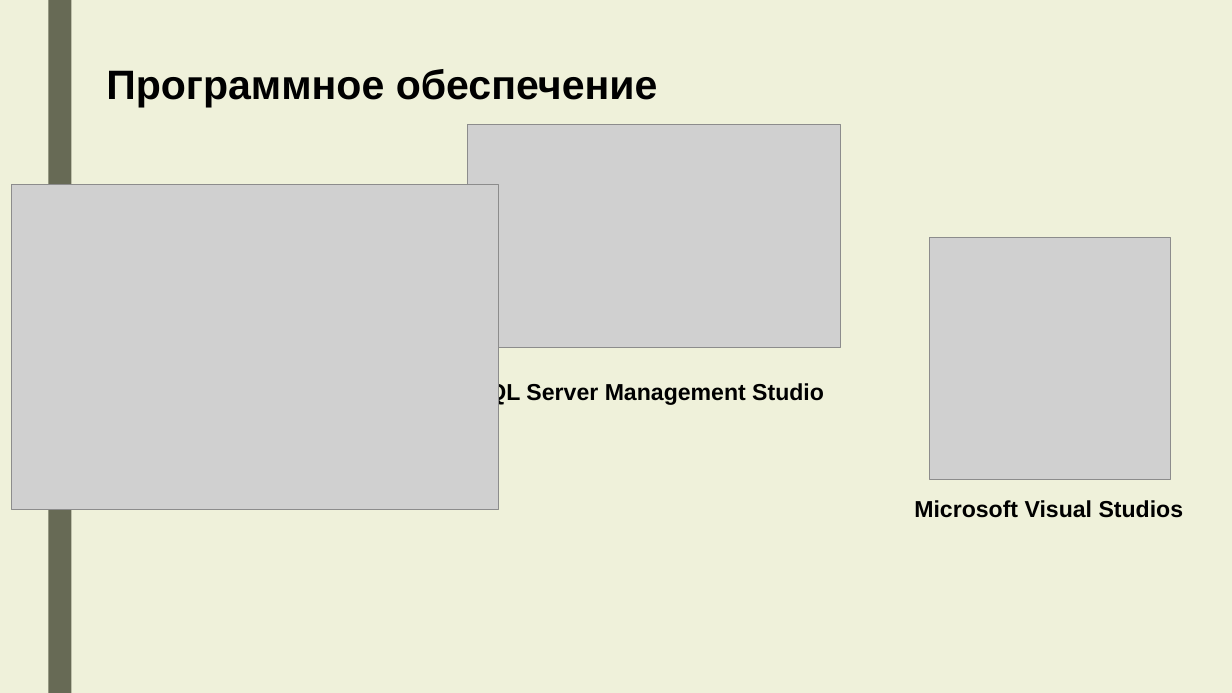
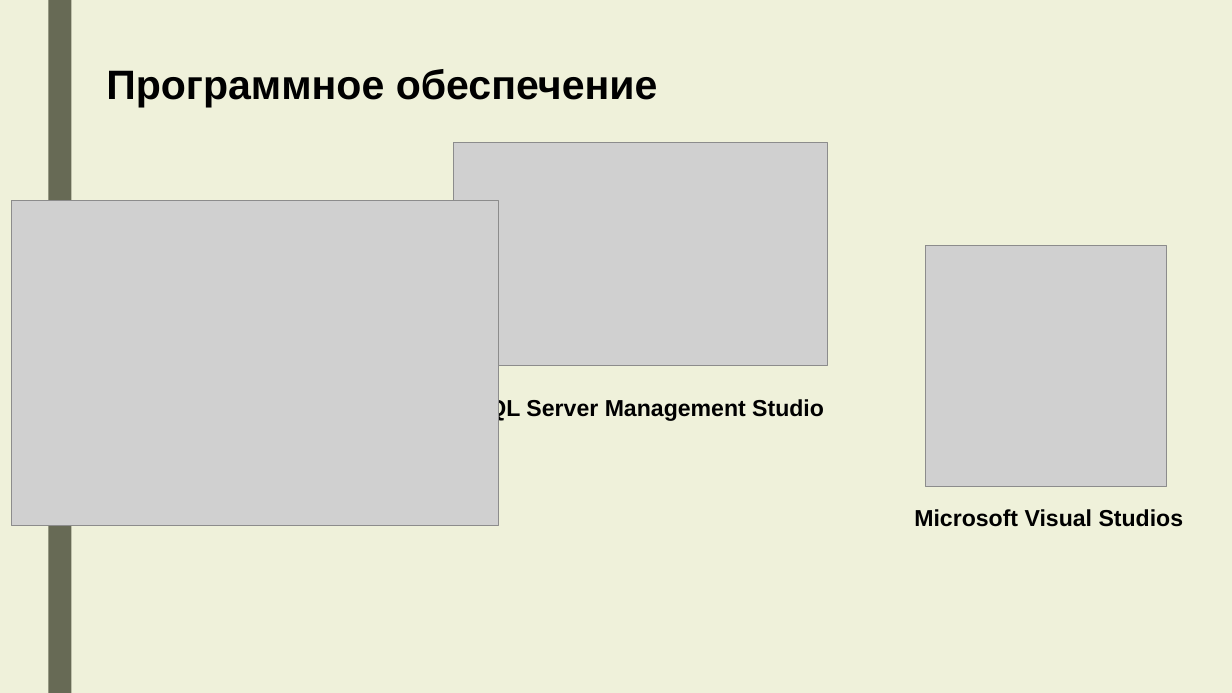
Before and after one commit to APET138/ISPP-5, a slide deck: slide 3 of Презентация по учебной практике.pptx. Drawn at 1232x693 pixels with LibreOffice and Linux fonts; fonts in the diff are those of the drawing; grey boxes stand for pictures. Boxes give left, top, right and bottom in pixels: in the first picture for what was removed or moved away, otherwise in the second. Text is boxed around its words. In the diff, an @@ line names an element or a change of style, - is before the commit and + after.

```diff
--- a/Презентация по учебной практике.pptx
+++ b/Презентация по учебной практике.pptx
@@ picture: place and size @@
-picture at <box>468,125,841,348</box>
+picture at <box>454,142,827,365</box>
@@ picture: place and size @@
-picture at <box>930,238,1171,480</box>
+picture at <box>925,246,1166,487</box>
@@ 2 texts, 1 picture: place and size @@
-2 texts, 1 picture at <box>11,185,824,510</box>
+2 texts, 1 picture at <box>11,201,824,526</box>
@@ text "Microsoft Visual Studios": place and size @@
-text "Microsoft Visual Studios" at <box>914,500,1184,518</box>
+text "Microsoft Visual Studios" at <box>914,509,1184,527</box>
```
Also in this commit, not shown: 7 other slides changed, 1 slide added, 1 slide removed, 7 other files.
